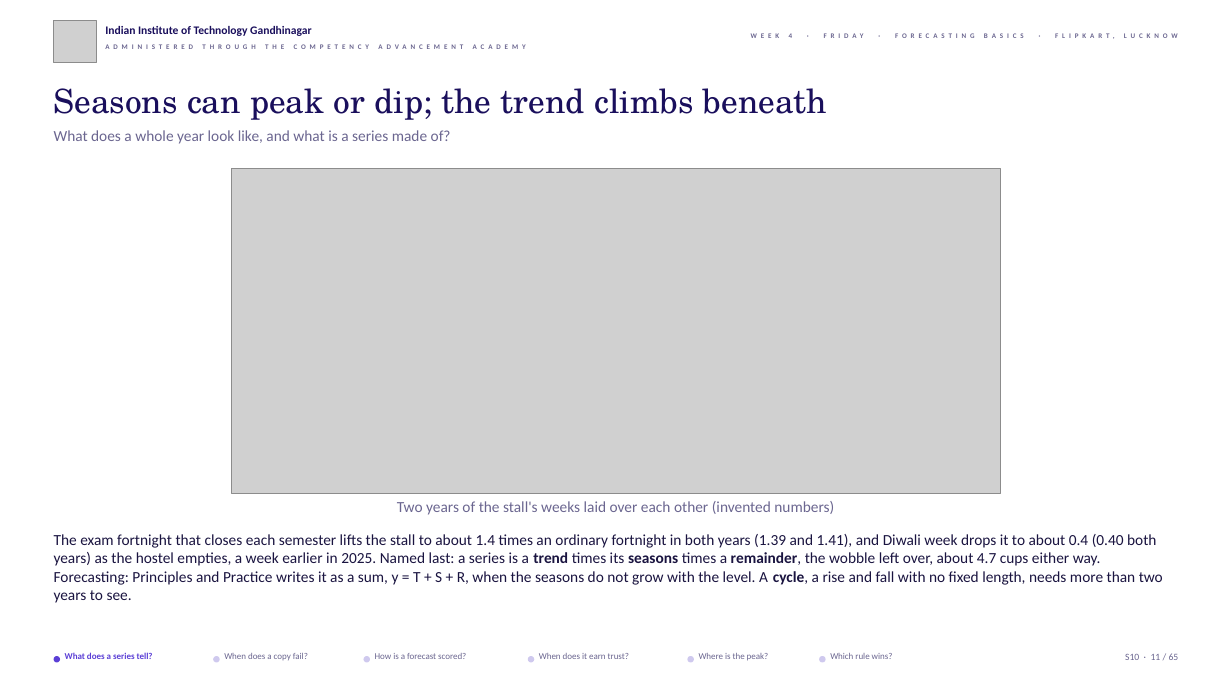
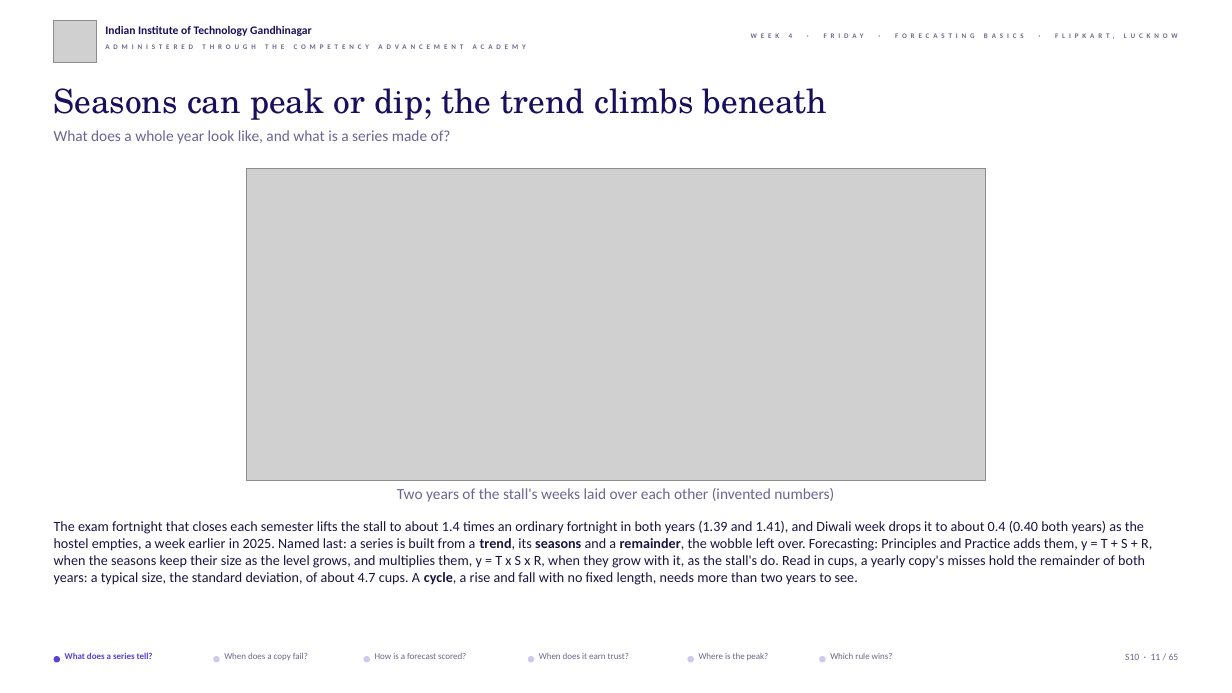
Before and after one commit to fde-academy-lab/c2-content-factory, a slide deck: slide 11 of content/W04/D5/slides/C2_W04_D05_half1_STUDENT.pptx. Drawn at 1232x693 pixels with LibreOffice and Linux fonts; fonts in the diff are those of the drawing; grey boxes stand for pictures; background and template pictures are left out. Boxes give left, top, right and bottom in pixels: in the first picture for what was removed or moved away, otherwise in the second. Text is boxed around its words. In the diff, an @@ line names an element or a change of style, - is before the commit and + after.

```diff
--- a/content/W04/D5/slides/C2_W04_D05_half1_STUDENT.pptx
+++ b/content/W04/D5/slides/C2_W04_D05_half1_STUDENT.pptx
@@ picture: place and size @@
-picture at (232, 168, 1001, 494)
+picture at (246, 168, 985, 481)
@@ text "Two years of the stall's ...": place and size @@
-text "Two years of the stall's ..." at (397, 501, 834, 515)
+text "Two years of the stall's ..." at (397, 488, 834, 502)
@@ text at (54, 521, 1152, 585): text changed; size 12 to 11 pt @@
-The exam fortnight that closes each semester lifts the stall to about 1.4 times an ordinary fortnight in both years (1.39 and 1.41), and Diwali week drops it to about 0.4 (0.40 both years) as the hostel empties, a week earlier in 2025. Named last: a series is a trend times its seasons times a remainder, the wobble left over, about 4.7 cups either way. Forecasting: Principles and Practice writes it as a sum, y = T + S + R, when the seasons do not grow with the level. A cycle, a rise and fall with no fixed length, needs more than two years to see.
+The exam fortnight that closes each semester lifts the stall to about 1.4 times an ordinary fortnight in both years (1.39 and 1.41), and Diwali week drops it to about 0.4 (0.40 both years) as the hostel empties, a week earlier in 2025. Named last: a series is built from a trend, its seasons and a remainder, the wobble left over. Forecasting: Principles and Practice adds them, y = T + S + R, when the seasons keep their size as the level grows, and multiplies them, y = T x S x R, when they grow with it, as the stall's do. Read in cups, a yearly copy's misses hold the remainder of both years: a typical size, the standard deviation, of about 4.7 cups. A cycle, a rise and fall with no fixed length, needs more than two years to see.
```
Also in this commit, not shown: 45 other slides changed, 5 other files.
